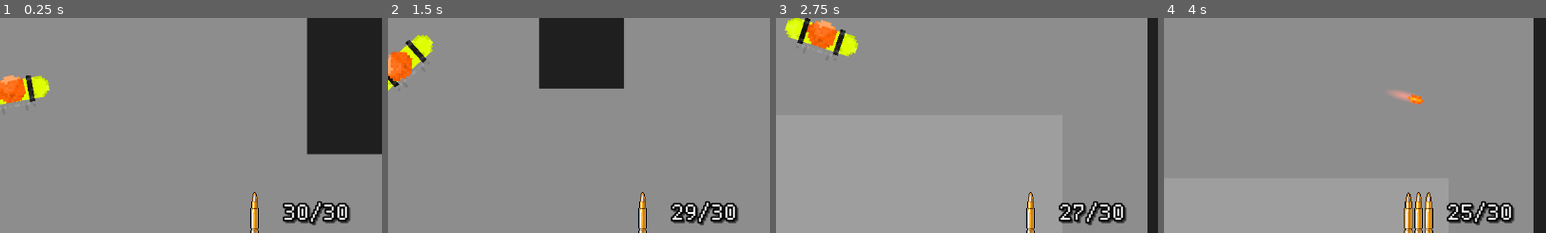
Above: before the commit, frames 1-4 (left to right).
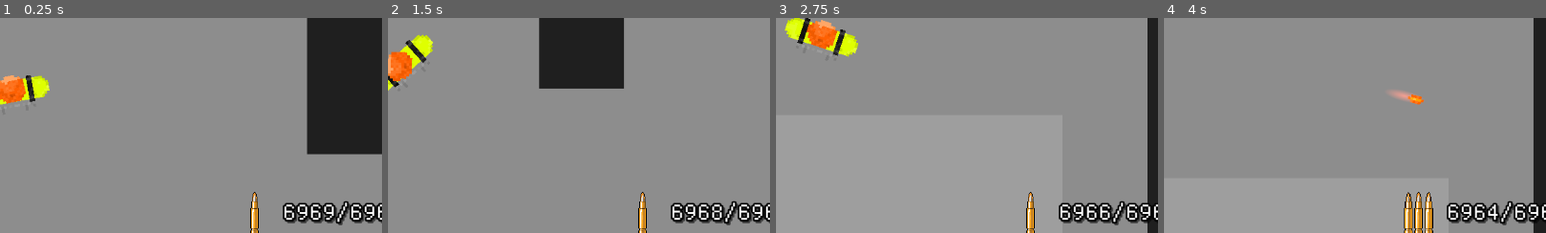
Above: after the commit, the same moments.

Repository: sirbiscuit87/Shoot
Game: Godot game, scene res://main.tscn
The game is run twice, just before and just after one commit, with the same random seed, the same clock (stepped at 60 frames per second) and the same inputs.
Inputs (mouse positions are % of the whole screen's width and height, from its top left):
- Up to frame 1 (0.25 s): no input
- Up to frame 2 (1.5 s): move the mouse to (72, 45) at 0.52 s; hold D (move_right) 0.53-1.28 s; click (72, 45) at 0.6 s; move the mouse to (30, 55) at 1.27 s; hold S (move_down) from 1.28 s (still down); right-click (30, 55) at 1.35 s
- Up to frame 3 (2.75 s): click (30, 55) at 1.55 s; move the mouse to (60, 28) at 2.02 s; release S (move_down) at 2.03 s; hold D (move_right) from 2.03 s (still down); click (60, 28) at 2.1 s
- Up to frame 4 (4 s): move the mouse to (45, 70) at 2.77 s; release D (move_right) at 2.78 s; hold W (move_up) 2.78-3.53 s; tap Shift (sprint) at 2.85 s; click (45, 70) at 3.05 s; move the mouse to (80, 65) at 3.52 s; hold A (move_left) from 3.53 s (still down); tap B (switch_fire_mode) at 3.6 s; click (80, 65) at 3.8 s
The pictures show only the part of the screen within x 50-100%, y 45-95%; the shares and areas given below are measured in that part.

The runs differ from the first frame. In frame 1, 1.7% of the frame differs, in the area x 74-100%, y 84-97%; in frame 2, 1.6%; in frame 3, 1.7%; in frame 4, 1.8%.
Error in both runs: Invalid operands 'float' and 'Nil' in operator '-'. (res://Scenes/camera.gd:28)

Commit message:
moved gun attributes to constructor

Diff:
--- a/shoot/Scripts/Gun/Base/gun.gd
+++ b/shoot/Scripts/Gun/Base/gun.gd
@@ -4,22 +4,42 @@
 # Base class for all future guns. Default values set to resemble an AK, for testing.
 enum Caliber {SMALL, RIFLE, SHOTGUN}
 enum FiringMode {SINGLE, AUTO, BURST}
-var firing_mode_count: int = 2
+var firing_mode_count: int
 var bullet_type : Bullet
-var caliber: Caliber = Caliber.RIFLE
-var fire_mode: FiringMode = FiringMode.SINGLE
+var caliber: Caliber
+var fire_mode: FiringMode
 var burst_size: int
-var ammo: int = 30
-var max_ammo: int = 30
-var fire_rate: int = 600 # RPM
-var fire_delay: float = 0.1 # Delay between shots in seconds
+var ammo: int
+var max_ammo: int
+var fire_rate: int # RPM
+var fire_delay: float # Delay between shots in seconds
+var reload_time: int # In seconds
+
 var can_fire: bool = true # FireRate Locking
-var reload_time: int = 2 # In seconds
 
 # Not implemented
 var spread: int # Aim cone in degrees
-func _init(_bullet_type: Bullet) -> void:
+func _init(
+	_firing_mode_count: int,
+	_bullet_type : Bullet,
+	_caliber: Caliber,
+	_fire_mode: FiringMode,
+	_ammo: int,
+	_max_ammo: int,
+	_fire_rate: int,
+	_fire_delay: float,
+	_reload_time: int
+
+) -> void:
+	firing_mode_count = _firing_mode_count
 	bullet_type = _bullet_type
+	caliber = _caliber
+	fire_mode = _fire_mode
+	ammo = _ammo
+	max_ammo = _max_ammo
+	fire_rate = _fire_rate
+	fire_delay = _fire_delay
+	reload_time = _reload_time
 
 var mouse_held: bool = false
 func _process(_delta: float) -> void:
--- a/shoot/Scripts/Gun/Guns/shit_gun.gd
+++ b/shoot/Scripts/Gun/Guns/shit_gun.gd
@@ -3,4 +3,23 @@
 
 # attributes for our gun will go here
 func _init() -> void:
-    super(LargeBullet.new())
+    var _firing_mode_count = 2
+    var _bullet_type = LargeBullet.new()
+    var _caliber = Caliber.RIFLE
+    var _fire_mode= FiringMode.SINGLE
+    var _ammo = 6969
+    var _max_ammo = 6969
+    var _fire_rate = 600 # RPM
+    var _fire_delay = 0.1 # Delay between shots in seconds
+    var _reload_time = 2 # In seconds
+    super(
+        _firing_mode_count,
+        _bullet_type,
+        _caliber,
+        _fire_mode,
+        _ammo,
+        _max_ammo,
+        _fire_rate,
+        _fire_delay,
+        _reload_time
+    )
